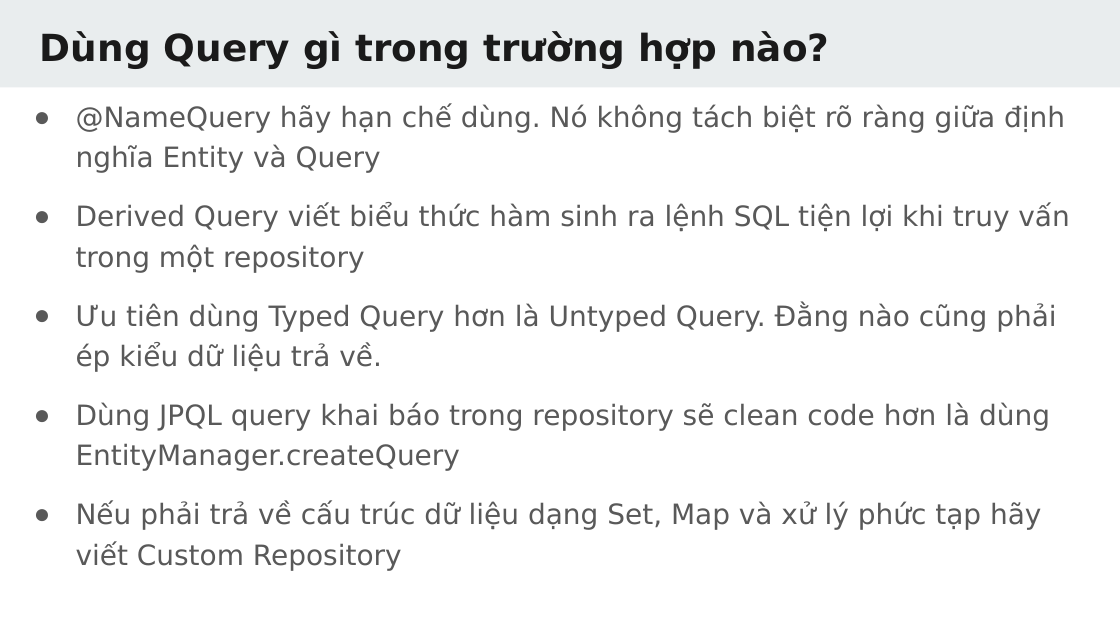
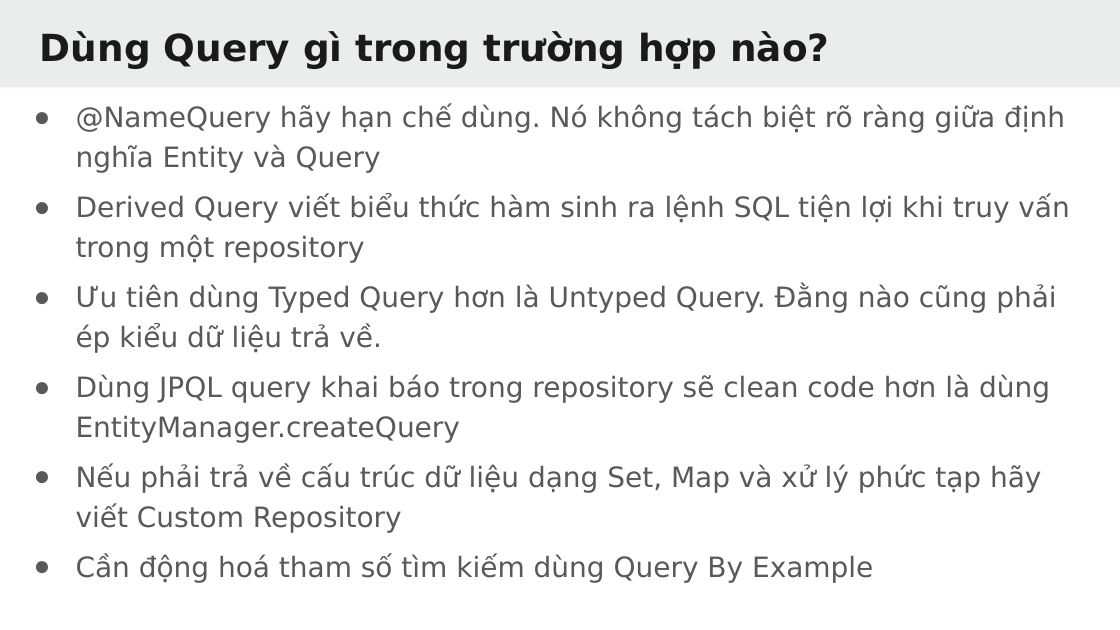
Before and after one commit to TechMaster/springboot2, a slide deck: slide 86 of 14 JPA/JPA.pptx (slide 76 before the commit). Drawn at 1120x630 pixels with LibreOffice and Linux fonts; fonts in the diff are those of the drawing. Boxes give left, top, right and bottom in pixels: in the first picture for what was removed or moved away, otherwise in the second. Text is boxed around its words. In the diff, an @@ line names an element or a change of style, - is before the commit and + after.

```diff
--- a/14 JPA/JPA.pptx
+++ b/14 JPA/JPA.pptx
@@ text at box(76, 105, 1069, 533): less space between paragraphs @@
@@ text at box(76, 554, 873, 583): paragraph added @@
+● Cần động hoá tham số tìm kiếm dùng Query By Example
```
Also in this commit, not shown: 5 other slides changed, 11 slides added, 16 other files.
